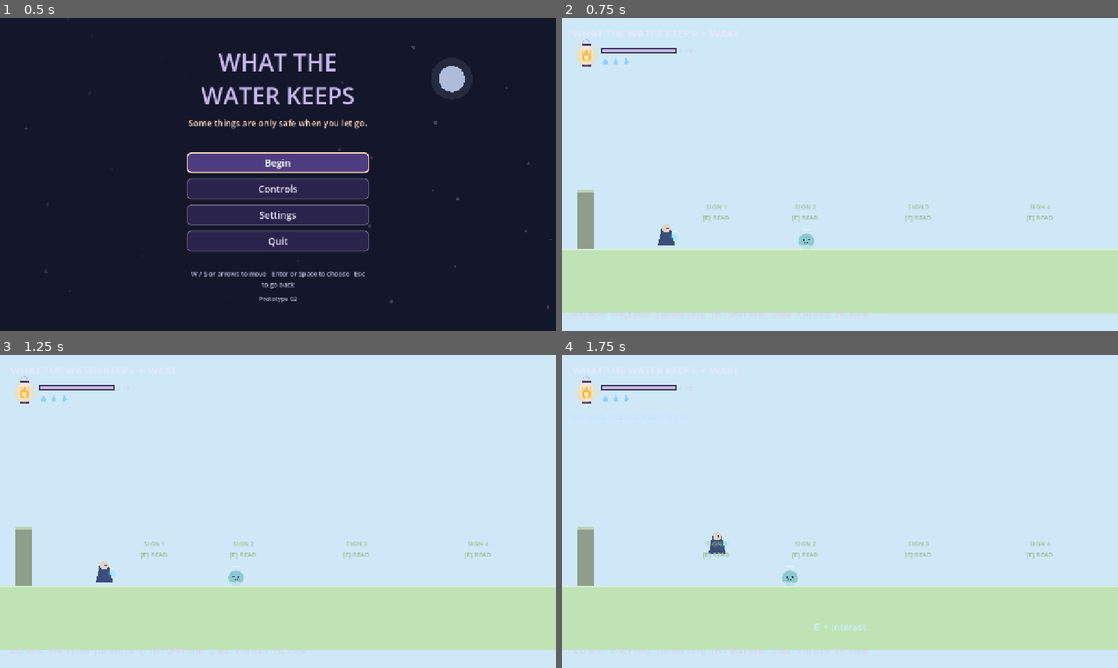
Above: before the commit, frames 1-4 (two rows, left to right).
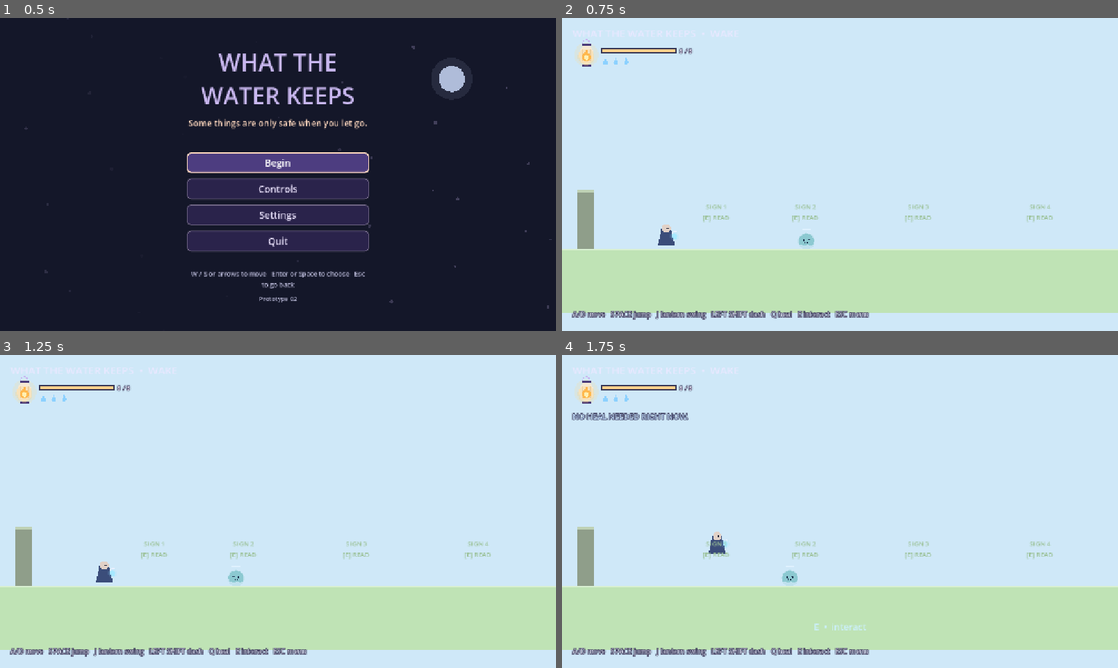
Above: after the commit, the same moments.

Repository: Lunatic5202/what-the-water-keeps
Game: Godot game, scene res://scenes/main.tscn
The game is run twice, just before and just after one commit, with the same random seed, the same clock (stepped at 60 frames per second) and the same inputs.
Inputs:
- Up to frame 1 (0.5 s): no input
- Up to frame 2 (0.75 s): click "Begin" at 0.5 s
- Up to frame 3 (1.25 s): no input
- Up to frame 4 (1.75 s): tap Enter at 1.25 s; hold D (move_right) from 1.28 s (still down); tap Q (heal) at 1.35 s; tap Space (jump) at 1.52 s

Frame 1 is identical in both runs. In frame 2, 1.0% of the frame differs, in the area x 1-56%, y 9-97%; in frame 3, 1.0%; in frame 4, 1.5%.

Commit message:
Fix hub gaps wedging Lumi; make HUD readable on light sky
Platform neighbours now touch (a 25px gap caught the 26px-wide capsule).
Health bar fill was lavender on a lavender sky, so it is now warm gold.
Outlines added to HUD text and hub markers. Syntax-checked only, not run
in Godot.

Co-Authored-By: Claude Sonnet 5.5 <noreply@anthropic.com>
Claude-Session: https://claude.ai/code/session_015qnkkvPhoJdUFrjvPCg9tA

Diff:
--- a/scripts/greed.gd
+++ b/scripts/greed.gd
@@ -205,6 +205,8 @@
 	stats_label.position = Vector2(24, 128)
 	stats_label.add_theme_font_size_override("font_size", 18)
 	stats_label.add_theme_color_override("font_color", Color(0.77, 0.88, 1.0))
+	stats_label.add_theme_color_override("font_outline_color", Color(0.12, 0.10, 0.24))
+	stats_label.add_theme_constant_override("outline_size", 5)
 	hud.add_child(stats_label)
 
 	var meter := Control.new()
@@ -216,6 +218,8 @@
 	help.position = Vector2(24, 670)
 	help.add_theme_font_size_override("font_size", 16)
 	help.add_theme_color_override("font_color", Color(0.82, 0.83, 0.9))
+	help.add_theme_color_override("font_outline_color", Color(0.12, 0.10, 0.24))
+	help.add_theme_constant_override("outline_size", 5)
 	help.text = "A/D move   SPACE jump   J lantern swing   LEFT SHIFT dash   Q heal   E interact   ESC menu"
 	hud.add_child(help)
 
--- a/scripts/hub.gd
+++ b/scripts/hub.gd
@@ -26,22 +26,23 @@
 var door_lights: Array[Node2D] = []
 
 # Platforms as Rect2(left, top, width, height). Lumi's jump is about 77px high,
-# so every step up is 55px or less. Never raise a step without checking that.
+# so every step up is 55px or less. Neighbours must touch (no gap): Lumi is
+# 26px wide and gets wedged in any gap narrower than that.
 const PLATFORMS := [
 	Rect2(-200, 690, 800, 60),   # start ground
-	Rect2(625, 635, 100, 30),    # stairs up to the pond
-	Rect2(750, 580, 100, 30),
-	Rect2(875, 525, 100, 30),
-	Rect2(1000, 470, 100, 30),
-	Rect2(1125, 415, 400, 50),   # pond platform
-	Rect2(1550, 360, 100, 20),   # steps to the Mirror Gate
-	Rect2(1425, 305, 100, 20),
-	Rect2(1000, 250, 380, 30),   # Mirror Gate platform
-	Rect2(1550, 470, 100, 30),   # stairs down the right side
-	Rect2(1675, 525, 100, 30),
-	Rect2(1800, 580, 250, 30),
-	Rect2(2075, 635, 100, 30),
-	Rect2(2200, 690, 700, 60),   # far right ground
+	Rect2(600, 635, 125, 30),    # stairs up to the pond
+	Rect2(725, 580, 125, 30),
+	Rect2(850, 525, 125, 30),
+	Rect2(975, 470, 125, 30),
+	Rect2(1100, 415, 425, 50),   # pond platform
+	Rect2(1525, 360, 125, 20),   # steps to the Mirror Gate
+	Rect2(1400, 305, 125, 20),
+	Rect2(1000, 250, 400, 30),   # Mirror Gate platform
+	Rect2(1525, 470, 125, 30),   # stairs down the right side
+	Rect2(1650, 525, 125, 30),
+	Rect2(1775, 580, 275, 30),
+	Rect2(2050, 635, 125, 30),
+	Rect2(2175, 690, 725, 60),   # far right ground
 ]
 
 const DOOR_POSITIONS := {
@@ -247,6 +248,8 @@
 	stats_label.position = Vector2(24, 128)
 	stats_label.add_theme_font_size_override("font_size", 18)
 	stats_label.add_theme_color_override("font_color", Color(0.77, 0.88, 1.0))
+	stats_label.add_theme_color_override("font_outline_color", Color(0.12, 0.10, 0.24))
+	stats_label.add_theme_constant_override("outline_size", 5)
 	hud.add_child(stats_label)
 
 	var meter := Control.new()
@@ -258,6 +261,8 @@
 	help.position = Vector2(24, 670)
 	help.add_theme_font_size_override("font_size", 16)
 	help.add_theme_color_override("font_color", Color(0.82, 0.83, 0.9))
+	help.add_theme_color_override("font_outline_color", Color(0.12, 0.10, 0.24))
+	help.add_theme_constant_override("outline_size", 5)
 	help.text = "A/D move   SPACE jump   J lantern swing   LEFT SHIFT dash   Q heal   E interact   ESC menu"
 	hud.add_child(help)
 
@@ -298,6 +303,8 @@
 	label.autowrap_mode = TextServer.AUTOWRAP_WORD_SMART
 	label.add_theme_font_size_override("font_size", 15)
 	label.add_theme_color_override("font_color", tint)
+	label.add_theme_color_override("font_outline_color", Color(0.12, 0.10, 0.24))
+	label.add_theme_constant_override("outline_size", 5)
 	marker.add_child(label)
 	add_child(marker)
 	return marker
--- a/scripts/lantern_meter.gd
+++ b/scripts/lantern_meter.gd
@@ -58,10 +58,13 @@
 	var bar := Rect2(68, 20, 170, 8)
 	draw_rect(bar.grow(2.0), Color(0.12, 0.1, 0.22, 0.85))
 	var low := Color(0.95, 0.55, 0.55)
-	var color := LAVENDER.lerp(low, clampf((0.5 - frac) / 0.4, 0.0, 1.0))
+	var color := Color(1.0, 0.82, 0.55).lerp(low, clampf((0.5 - frac) / 0.4, 0.0, 1.0))
 	draw_rect(Rect2(bar.position, Vector2(bar.size.x * frac, bar.size.y)), color)
-	draw_string(ThemeDB.fallback_font, Vector2(246, 29), "%d / %d" % [health, max_health],
-		HORIZONTAL_ALIGNMENT_LEFT, -1, 14, Color(0.82, 0.83, 0.92))
+	var text := "%d / %d" % [health, max_health]
+	var font := ThemeDB.fallback_font
+	var at := Vector2(246, 29)
+	draw_string_outline(font, at, text, HORIZONTAL_ALIGNMENT_LEFT, -1, 14, 5, Color(0.12, 0.10, 0.24))
+	draw_string(font, at, text, HORIZONTAL_ALIGNMENT_LEFT, -1, 14, Color(0.95, 0.93, 1.0))
 
 func _draw_drops(heals: int) -> void:
 	for i in range(MAX_DROPS):
--- a/scripts/main.gd
+++ b/scripts/main.gd
@@ -241,6 +241,8 @@
 	stats_label.position = Vector2(24, 128)
 	stats_label.add_theme_font_size_override("font_size", 18)
 	stats_label.add_theme_color_override("font_color", Color(0.77, 0.88, 1.0))
+	stats_label.add_theme_color_override("font_outline_color", Color(0.12, 0.10, 0.24))
+	stats_label.add_theme_constant_override("outline_size", 5)
 	hud.add_child(stats_label)
 
 	var meter := Control.new()
@@ -252,6 +254,8 @@
 	help.position = Vector2(24, 670)
 	help.add_theme_font_size_override("font_size", 16)
 	help.add_theme_color_override("font_color", Color(0.82, 0.83, 0.9))
+	help.add_theme_color_override("font_outline_color", Color(0.12, 0.10, 0.24))
+	help.add_theme_constant_override("outline_size", 5)
 	help.text = "A/D move   SPACE jump   J lantern swing   LEFT SHIFT dash   Q heal   E interact   ESC menu"
 	hud.add_child(help)
 
